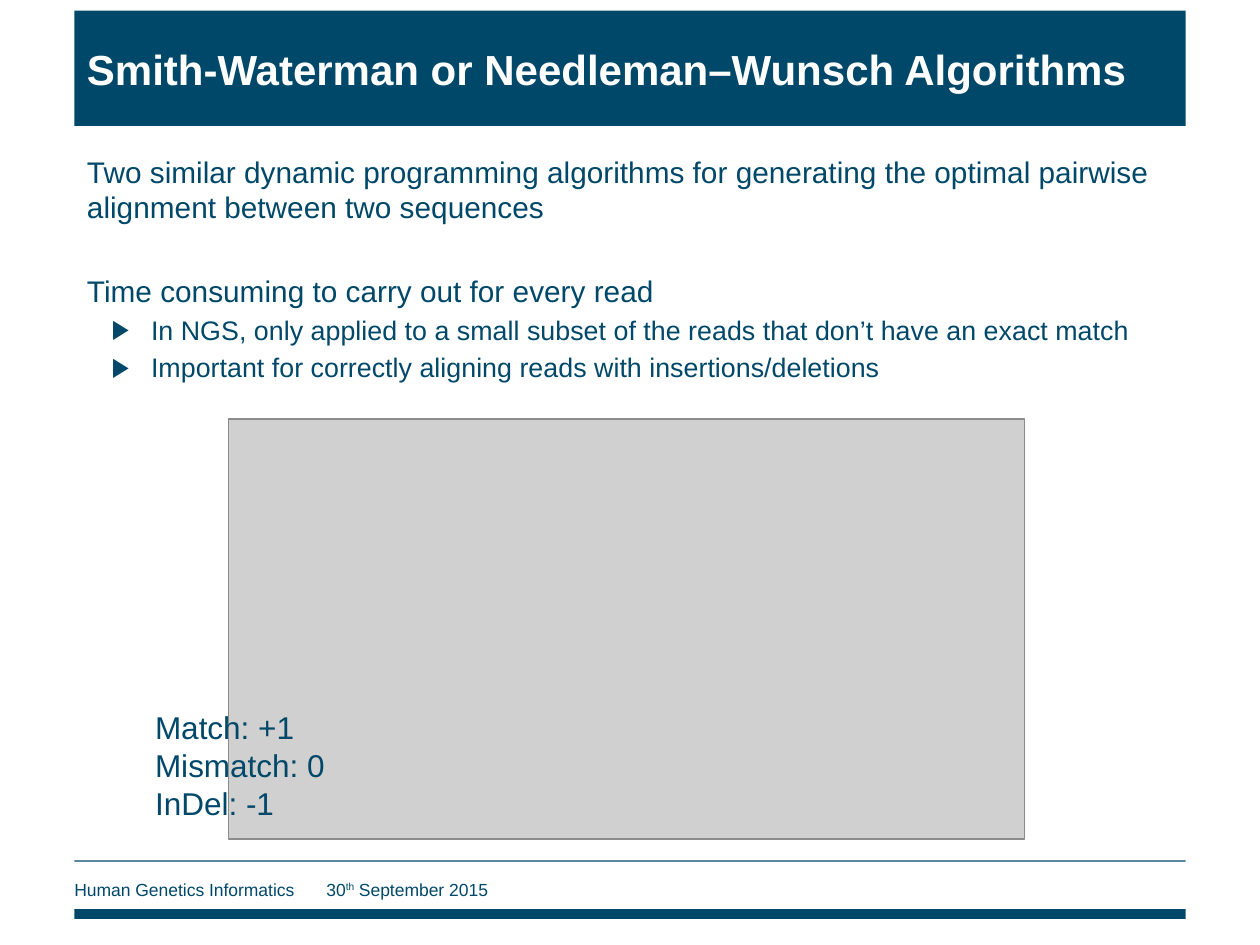
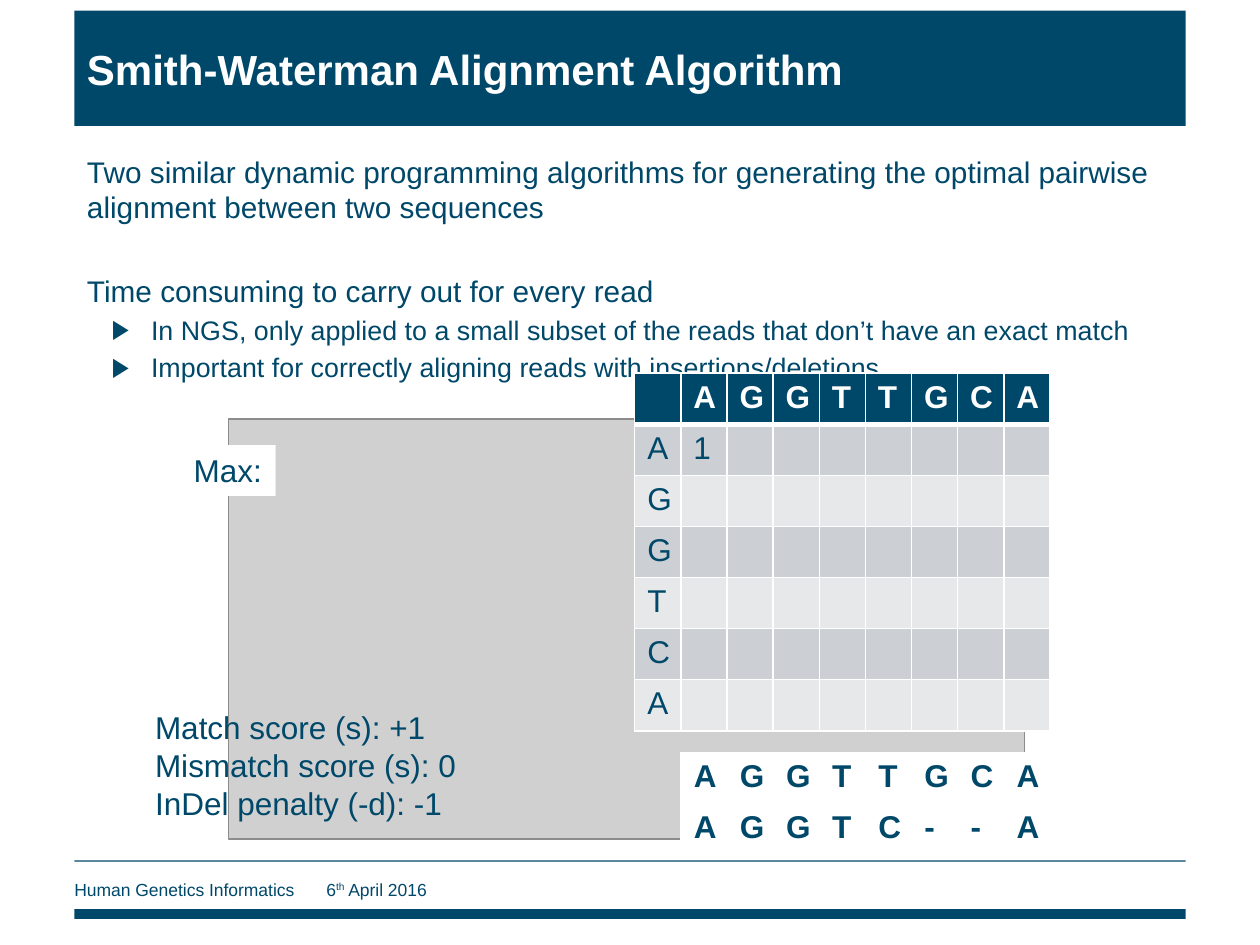
Before and after one commit to wtsi-hgi/ebi-ngs-workshop, a slide deck: slide 7 of EBI_NGS_rsvc_slides.pptx. Drawn at 1260x945 pixels with LibreOffice and Linux fonts; fonts in the diff are those of the drawing; grey boxes stand for pictures; background and template pictures are left out. Boxes give left, top, right and bottom in pixels: in the first picture for what was removed or moved away, otherwise in the second. Text is boxed around its words. In the diff, an @@ line names an element or a change of style, - is before the commit and + after.

Commit message:
Update to 2016 April course

```diff
--- a/EBI_NGS_rsvc_slides.pptx
+++ b/EBI_NGS_rsvc_slides.pptx
@@ title at <box>87,54,843,93</box>: text changed @@
-Smith-Waterman or Needleman–Wunsch Algorithms
+Smith-Waterman Alignment Algorithm
@@ table added at <box>635,373,1055,731</box>, 7 rows, 9 columns @@
+ | A | G | G | T | T | G | C | A
+A | 1 |  |  |  |  |  |  | 
+G |  |  |  |  |  |  |  | 
+G |  |  |  |  |  |  |  | 
+T |  |  |  |  |  |  |  | 
+C |  |  |  |  |  |  |  | 
+A |  |  |  |  |  |  |  | 
@@ rectangle added at <box>181,445,276,495</box>, fill #FFFFFF, 18 pt, text #004869 @@
+Max:
@@ text at <box>155,714,456,821</box>: text changed @@
-Match: +1
-Mismatch: 0
-InDel: -1
+Match score (s): +1
+Mismatch score (s): 0
+InDel penalty (-d): -1
@@ table added at <box>682,752,1055,854</box>, 2 rows, 8 columns @@
+A | G | G | T | T | G | C | A
+A | G | G | T | C | - | - | A
@@ text at <box>74,883,427,900</box>: text changed @@
-Human Genetics Informatics 30th September 2015
+Human Genetics Informatics 6th April 2016
```
Also in this commit, not shown: 47 other slides changed, 3 slides added, 1 slide removed, 6 other files.
